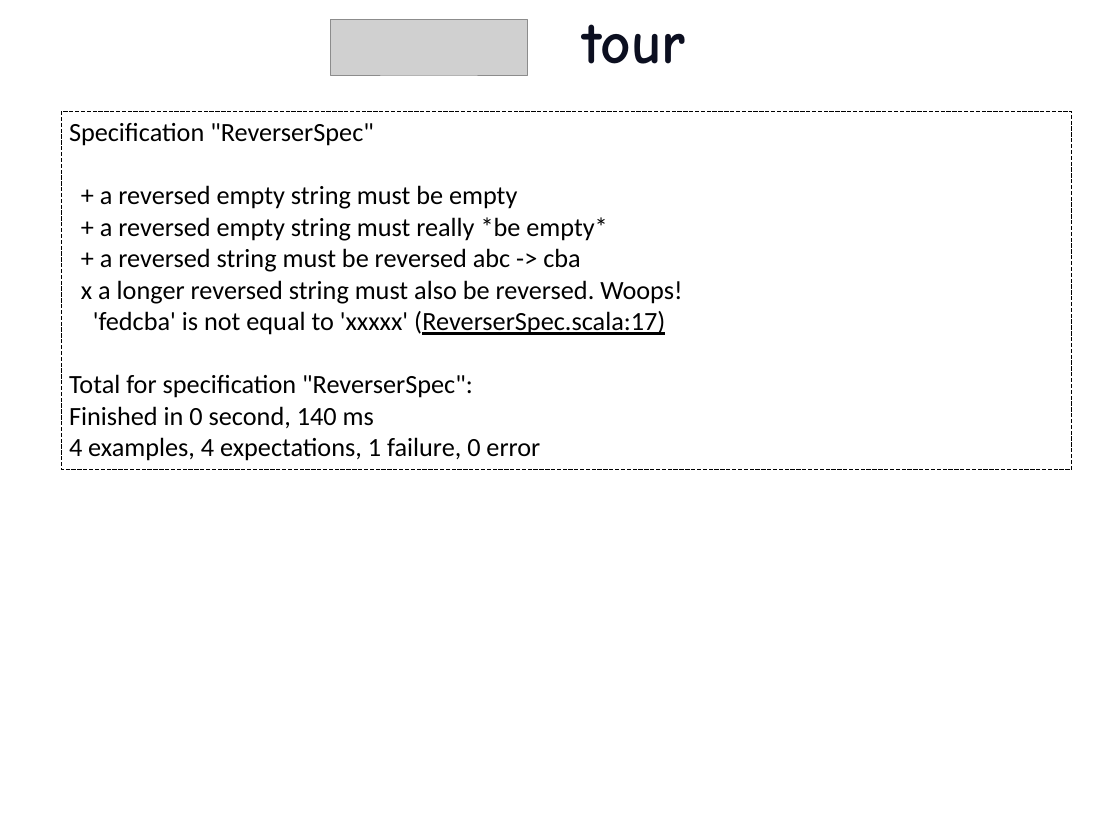
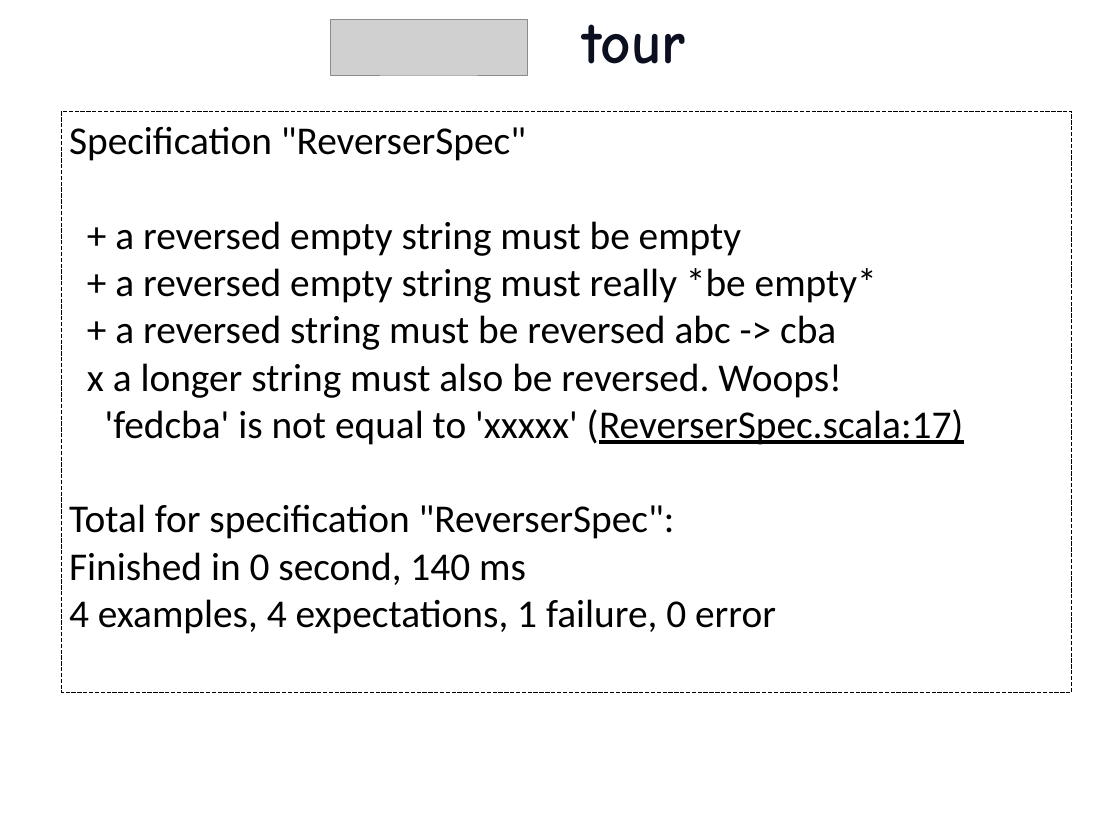
Before and after one commit to etorreborre/oscon-2010, a slide deck: slide 9 of src/main/resources/oscon_2010_specs.pptx. Drawn at 1120x840 pixels with LibreOffice and Linux fonts; fonts in the diff are those of the drawing; grey boxes stand for pictures; background and template pictures are left out. Boxes give left, top, right and bottom in pixels: in the first picture for what was removed or moved away, otherwise in the second. Text is boxed around its words. In the diff, an @@ line names an element or a change of style, - is before the commit and + after.

Commit message:
started reworking the slides based on presentation tips: key ideas, must add missing resources

```diff
--- a/src/main/resources/oscon_2010_specs.pptx
+++ b/src/main/resources/oscon_2010_specs.pptx
@@ rectangle "Specification "ReverserSpec"": place and size @@
-rectangle "Specification "ReverserSpec"" at [61,112,1072,469]
+rectangle "Specification "ReverserSpec"" at [61,112,1072,692]
@@ text in rectangle at [69,127,964,634]: size 24 to 36 pt in "Specification "ReverserSpec"", "+ a reversed empty string must be ...", "+ a reversed empty string must really ...", "+ a reversed string must be reversed ..." and 4 more places @@
@@ text in rectangle at [87,363,842,398]: text changed; size 24 to 36 pt @@
-x a longer reversed string must also be reversed. Woops!
+x a longer string must also be reversed. Woops!
```
Also in this commit, not shown: 18 other slides changed, 1 other file.
